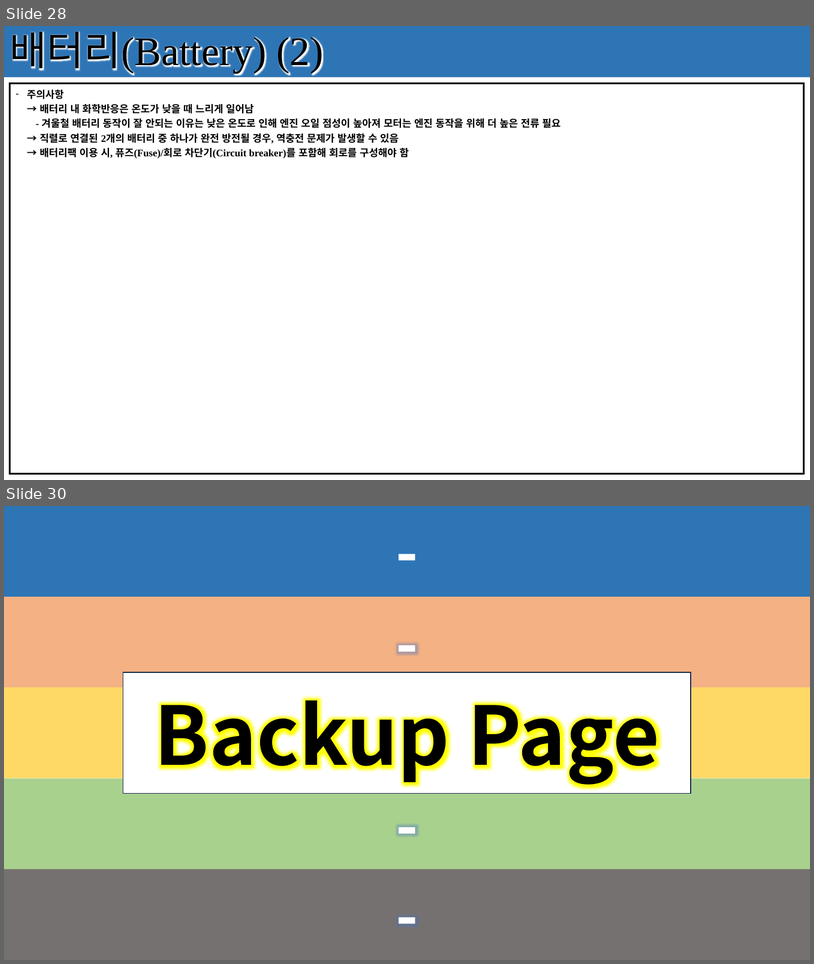
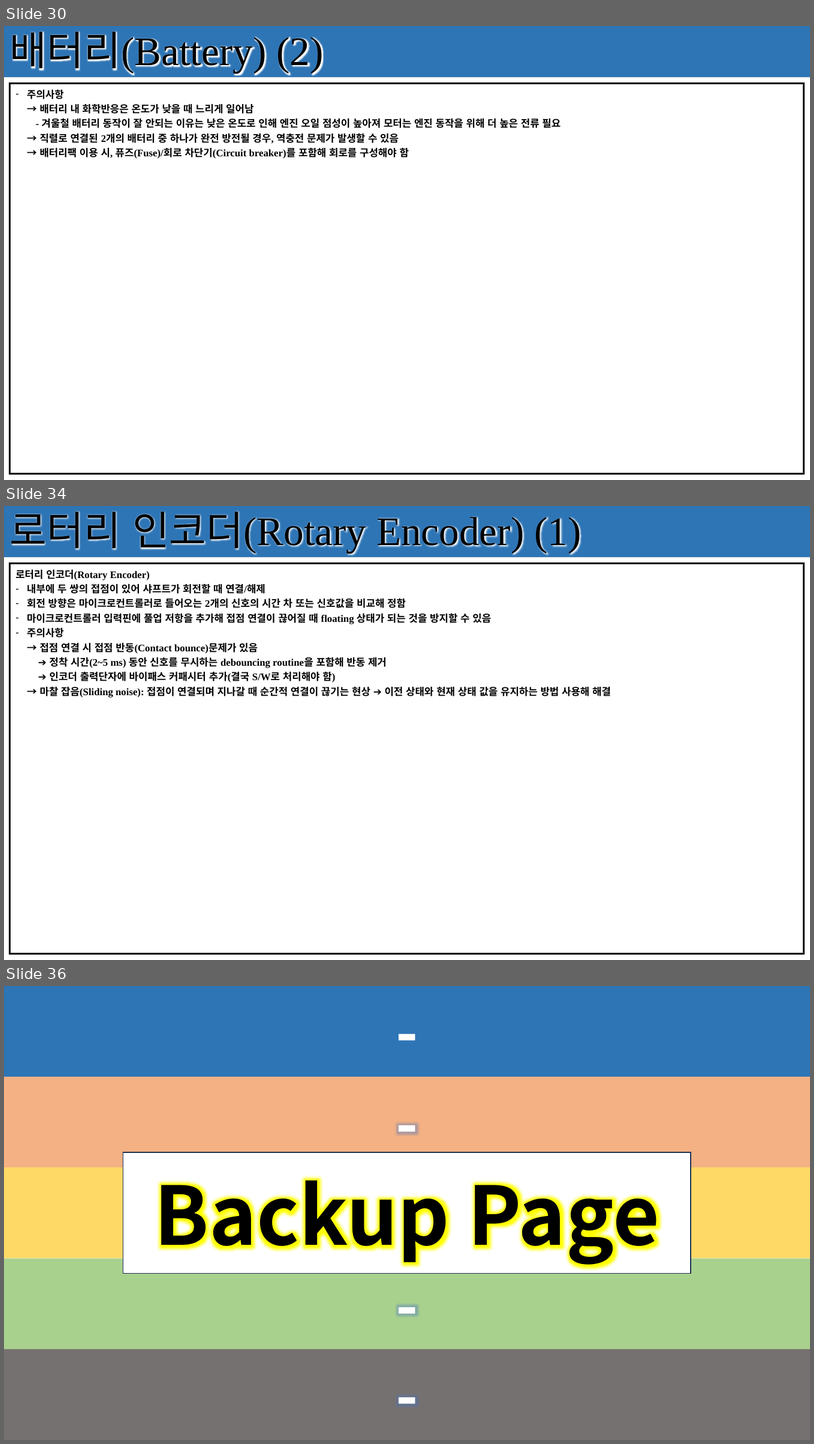
Before and after one commit to seonghokim/Study, a slide deck: Study Material/[KOR] Basic Electrical Circuit.pptx. Shown one above the other, each under a label of ours: slides 28 and 30 before the commit, slides 30, 34 and 36 after it; the slides between them are not shown. The pictures are 814x964 and 814x1444 pixels, drawn with LibreOffice and Linux fonts; fonts in the diff are those of the drawing. Boxes give left, top, right and bottom in pixels: in the first picture for what was removed or moved away, otherwise in the second. Text is boxed around its words. In the diff, an @@ line names an element or a change of style, - is before the commit and + after.

```diff
--- a/Study Material/[KOR] Basic Electrical Circuit.pptx
+++ b/Study Material/[KOR] Basic Electrical Circuit.pptx
@@ slide 34 added at bbox=[4, 506, 810, 960], background #FFFFFF; not listed: 1 template element that a slide beside it also shows @@
@@ rectangle added at bbox=[4, 506, 810, 558], fill #2E75B6, 48 pt, text #000000 @@
+로터리 인코더(Rotary Encoder) (1)
@@ table added at bbox=[9, 564, 804, 953], 1 rows, 1 columns @@
+로터리 인코더(Rotary Encoder) / 내부에 두 쌍의 접점이 있어 샤프트가 회전할 때 연결/해제 / 회전 방향은 마이크로컨트롤러로 들어오는 2개의 신호의 시간 차 또는 신호값을 비교해 정함 / 마이크로컨트롤러 입력핀에 풀업 저항을 추가해 접점 연결이 끊어질 때 floating 상태가 되는 것을 방지할 수 있음 / 주의사항 / → 접점 연결 시 접점 반동(Contact bounce)문제가 있음 / ➔ 정착 시간(2~5 ms) 동안 신호를 무시하는 debouncing routine을 포함해 반동 제거 / ➔ 인코더 출력단자에 바이패스 커패시터 추가(결국 S/W로 처리해야 함) / → 마찰 잡음(Sliding noise): 접점이 연결되며 지나갈 때 순간적 연결이 끊기는 현상 ➔ 이전 상태와 현재 상태 값을 유지하는 방법 사용해 해결
@@ what was slide 28 is now slide 30 @@
@@ what was slide 30 is now slide 36 @@
```
Also in this commit, not shown: 4 slides changed, 5 other slides added.
